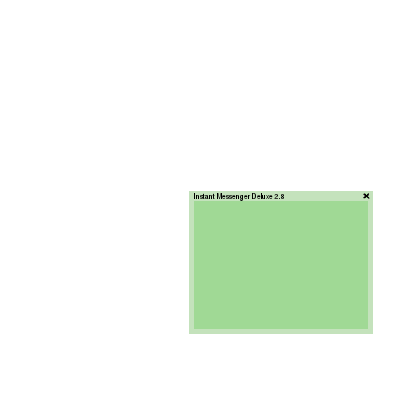
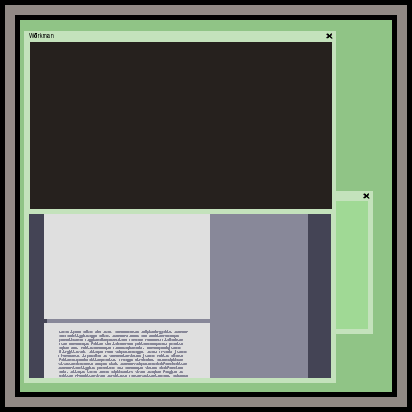
Layers edited between the first and the second 412 × 412 image:
added layer "Wörkman" above "head copy" over [29, 33, 54, 38]
added layer "head copy" above "head" over [24, 31, 336, 214]
added layer "head" above "Instant Messenger Deluxe 2.8" over [24, 31, 336, 383]
showed "Border" over [0, 0, 412, 412]
showed "Circle OS" over [162, 199, 248, 217]
showed "Base" over [0, 0, 412, 412]
